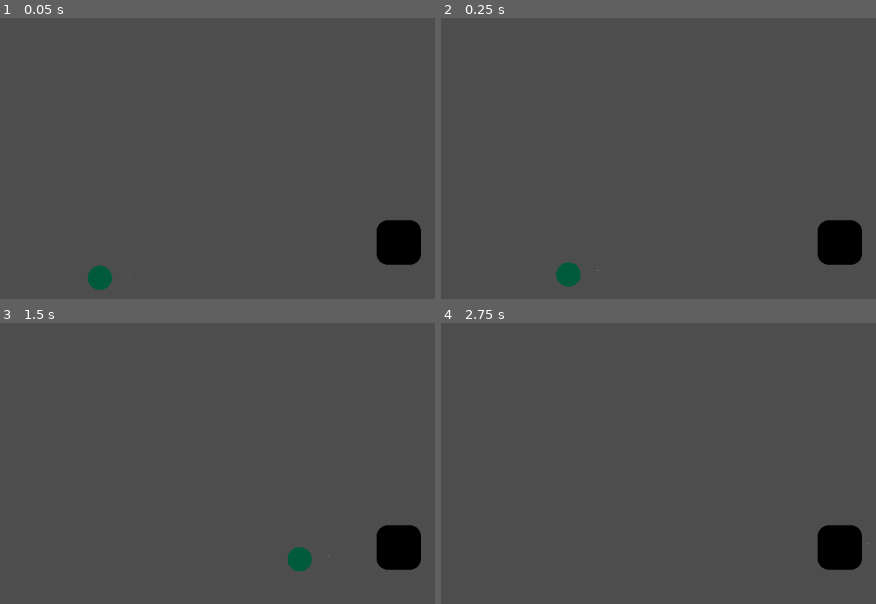
Above: before the commit, frames 1-4 (two rows, left to right).
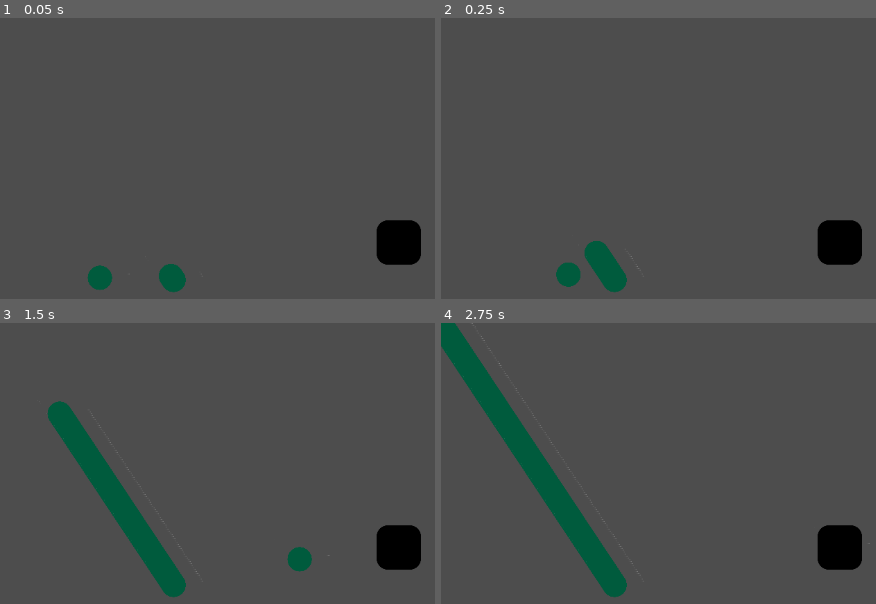
Above: after the commit, the same moments.

Repository: GamerKT4/j-ust-a-nyth-in-g
Game: Godot game, scene res://Scenes/main.tscn
Same seed, same stepped clock (60 frames per second), same inputs: the game is played once before the commit and once after it.
Inputs:
- Up to frame 1 (0.05 s): no input
- Up to frame 2 (0.25 s): no input
- Up to frame 3 (1.5 s): no input
- Up to frame 4 (2.75 s): no input

The runs differ from the first frame. In frame 1, 0.5% of the frame differs, in the area x 36-43%, y 87-98%; in frame 2, 1.0%; in frame 3, 4.5%; in frame 4, 6.4%, in the area x 0-46%, y 0-98%.
Error after the commit: Invalid access to property or key 'global_position' on a base object of type 'null instance'. (res://Scripts/basic_bug.gd:11)

Commit message:
Temporary
.

Diff:
--- a/Scenes/main.tscn
+++ b/Scenes/main.tscn
@@ -1,5 +1,6 @@
 [gd_scene format=3 uid="uid://p6n3m8est6up"]
 
+[ext_resource type="Script" uid="uid://dwe5n5i32p0t6" path="res://Scripts/bug_spawner.gd" id="1_8gbba"]
 [ext_resource type="PackedScene" uid="uid://o1tgb47x11t5" path="res://Scenes/house.tscn" id="1_bo1nx"]
 [ext_resource type="PackedScene" uid="uid://clmjh4dicufxh" path="res://Scenes/basic_bug.tscn" id="2_8gbba"]
 
@@ -13,6 +14,9 @@
 [node name="basic_bug" parent="World" unique_id=407547512 instance=ExtResource("2_8gbba")]
 position = Vector2(135, 376)
 
+[node name="Bug spawner" type="Node" parent="World" unique_id=269148129]
+script = ExtResource("1_8gbba")
+
 [node name="house" parent="World" unique_id=806136155 instance=ExtResource("1_bo1nx")]
 unique_name_in_owner = true
 position = Vector2(576, 324)
--- a/Scripts/basic_bug.gd
+++ b/Scripts/basic_bug.gd
@@ -9,7 +9,6 @@
 # Called when the node enters the scene tree for the first time.
 func _ready() -> void:
 	house_position = house.global_position
-	print(house_position)
 	pass
 
 
--- /dev/null
+++ b/Scripts/bug_spawner.gd
@@ -0,0 +1,20 @@
+extends Node
+
+var basic_bug = preload("res://Scenes/basic_bug.tscn")
+
+var viewport_size: Vector2
+var random_cords: Vector2
+
+func _ready() -> void:
+	viewport_size = get_viewport().size
+	var upper_limit: Vector2 = Vector2(viewport_size.x - 36, viewport_size.y - 36)
+	var lower_limit: Vector2 = Vector2(36, 36)
+
+	random_cords.x = randf_range(lower_limit.x, upper_limit.x)
+	random_cords.y = randf_range(lower_limit.y, upper_limit.y)
+
+# Called every frame. 'delta' is the elapsed time since the previous frame.
+func _physics_process(delta):
+	var bug = basic_bug.instantiate()
+	add_child(bug)
+	bug.position = Vector2(random_cords.x, random_cords.y)
Not shown, added: Scripts/bug_spawner.gd.uid
